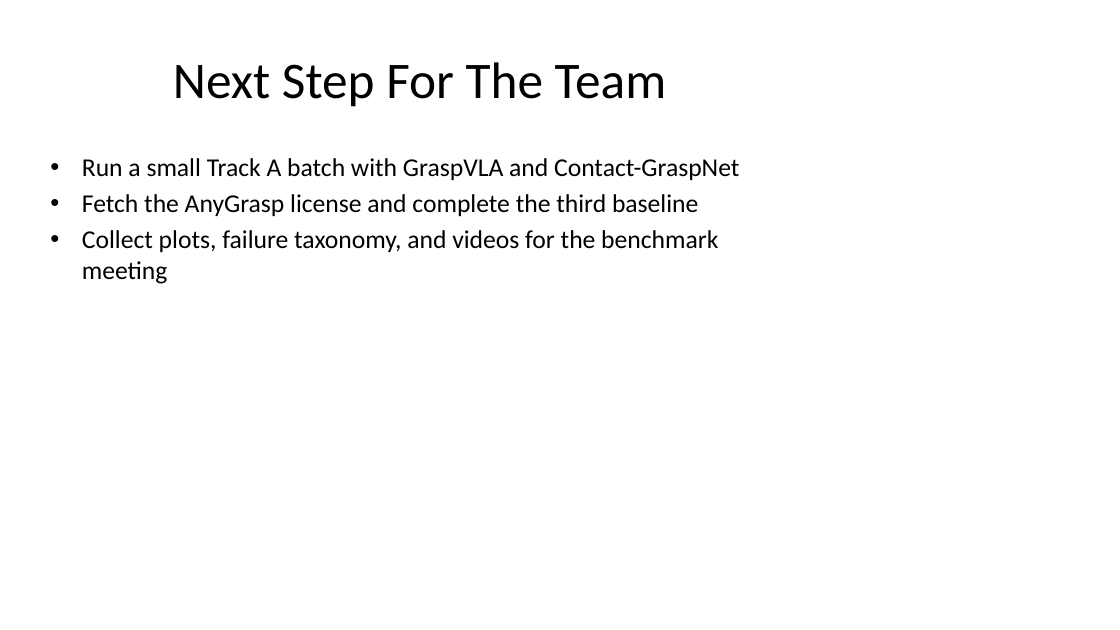
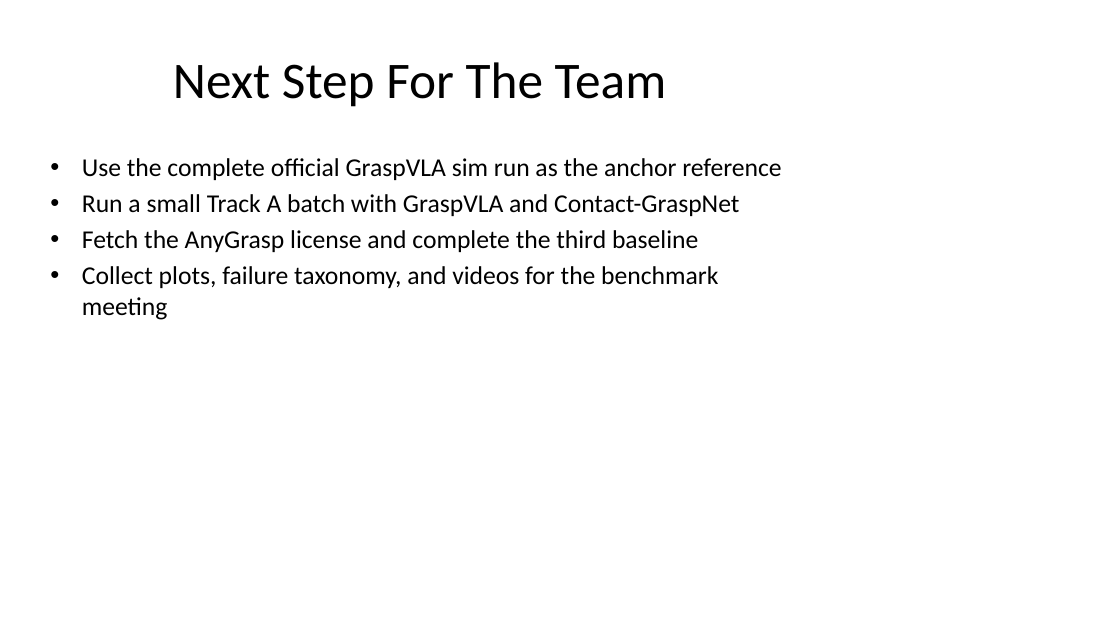
Before and after one commit to ZihaoLu001/grasp-benchmark, a slide deck: slide 8 of docs/slides/graspvla_inner_workings.pptx. Drawn at 1120x630 pixels with LibreOffice and Linux fonts; fonts in the diff are those of the drawing. Boxes give left, top, right and bottom in pixels: in the first picture for what was removed or moved away, otherwise in the second. Text is boxed around its words. In the diff, an @@ line names an element or a change of style, - is before the commit and + after.

Commit message:
Add complete official GraspVLA simulation workflow

```diff
--- a/docs/slides/graspvla_inner_workings.pptx
+++ b/docs/slides/graspvla_inner_workings.pptx
@@ text at [82,158,781,180]: paragraph added @@
+• Use the complete official GraspVLA sim run as the anchor reference
```
Also in this commit, not shown: 1 other slide changed, 8 other files.
